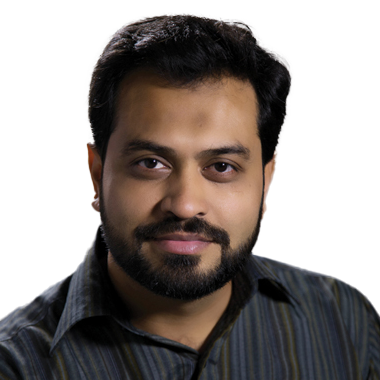
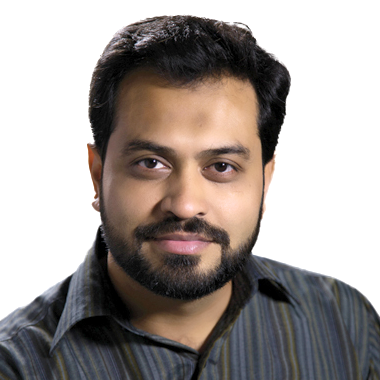
Comparing the layer stacks of the two 380 × 380 images. Changes:
pixels changed over bbox(0, 12, 380, 380) (layer not identified)
